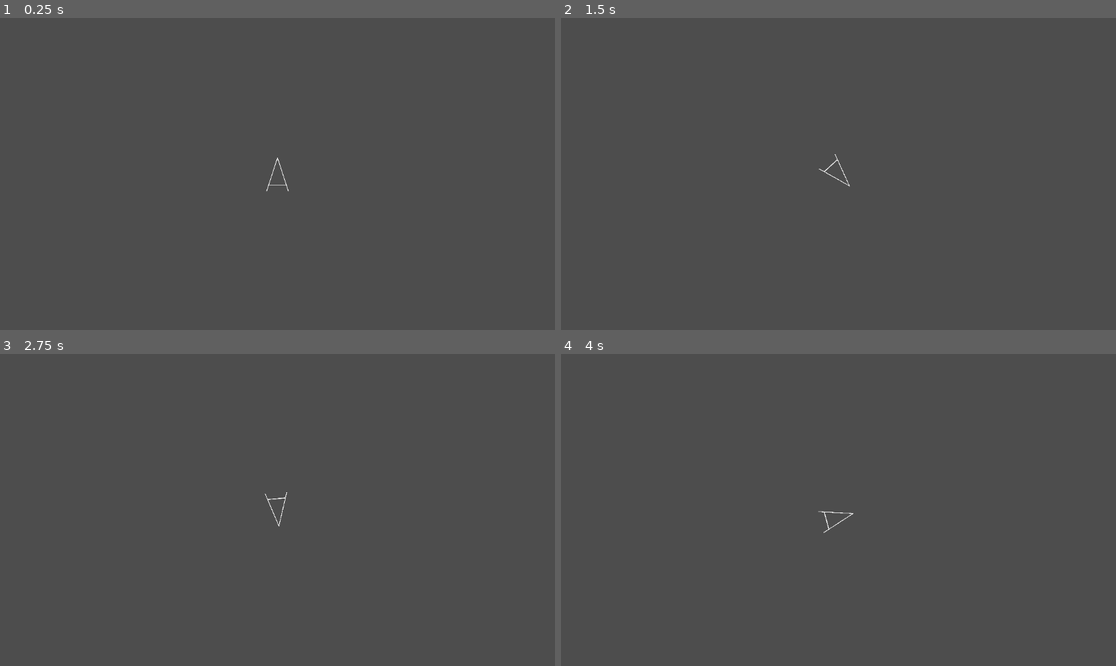
Above: before the commit, frames 1-4 (two rows, left to right).
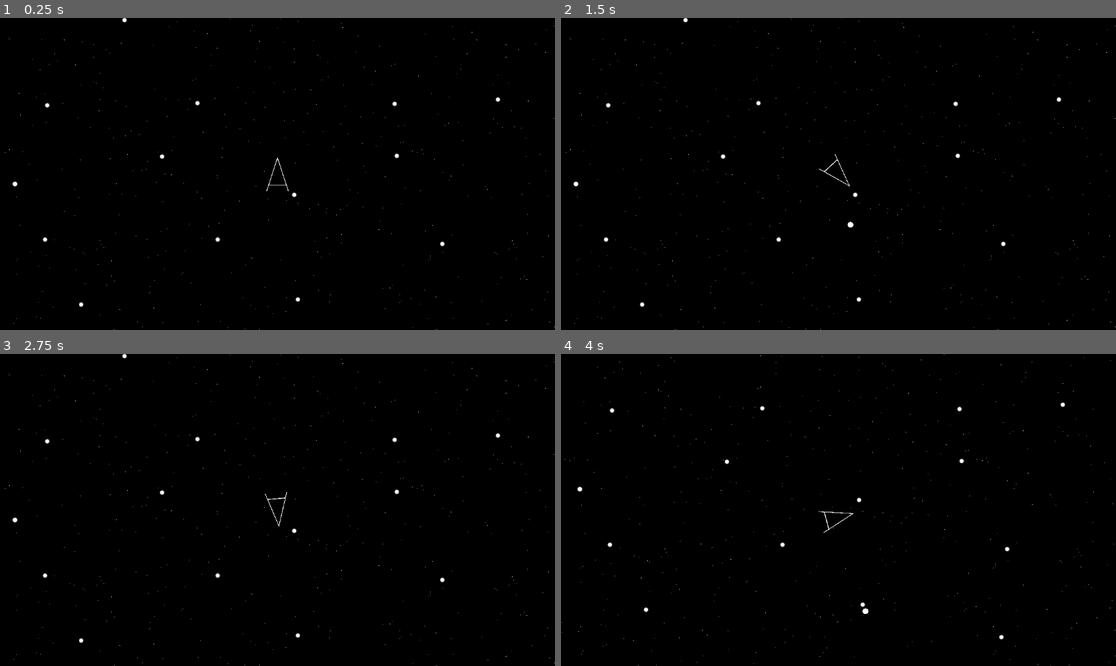
Above: after the commit, the same moments.

Repository: dutudev/ShibaGame
Game: Godot game, scene res://Scenes/main.tscn
Two runs of this game, one before a commit and one after it. Both use one fixed random seed, a clock stepped at 60 frames per second and the inputs below. Before the commit the project has no main scene; this scene is started directly in both runs.
Inputs (mouse positions are in pixels of both pictures, inside the frame that each line leads up to):
- Up to frame 1 (0.25 s): no input
- Up to frame 2 (1.5 s): tap Enter at 0.5 s; move the mouse to (960, 158) at 0.52 s; hold D (rotate_right) 0.53-1.28 s; click (960, 158) at 0.6 s; move the mouse to (727, 189) at 1.27 s; hold A (rotate_left) from 1.28 s (still down); click (727, 189) at 1.35 s
- Up to frame 3 (2.75 s): move the mouse to (333, 441) at 2.02 s; release A (rotate_left) at 2.03 s; hold D (rotate_right) from 2.03 s (still down); click (333, 441) at 2.1 s
- Up to frame 4 (4 s): move the mouse to (810, 572) at 2.77 s; release D (rotate_right) at 2.78 s; hold W (go_forward) 2.78-3.53 s; click (810, 572) at 2.85 s; move the mouse to (1005, 556) at 3.52 s; hold A (rotate_left) from 3.53 s (still down); click (1005, 556) at 3.6 s

The runs differ from the first frame. In frame 1, 100% of the frame differs, in the area x 0-100%, y 0-100%; in frame 2, 100%; in frame 3, 100%; in frame 4, 100%.

Commit message:
added bullets to player

Diff:
--- a/Scenes/main.tscn
+++ b/Scenes/main.tscn
@@ -1,6 +1,8 @@
-[gd_scene load_steps=2 format=3 uid="uid://cdm7352ad04ti"]
+[gd_scene load_steps=4 format=3 uid="uid://cdm7352ad04ti"]
 
 [ext_resource type="PackedScene" uid="uid://b350sy0tn84v1" path="res://Scenes/player.tscn" id="1_jjgbg"]
+[ext_resource type="Texture2D" uid="uid://debkmkexfa68i" path="res://Sprites/starsBack.png" id="2_bo1nx"]
+[ext_resource type="Texture2D" uid="uid://cpkbxxujrs8po" path="res://Sprites/starsFront.png" id="3_8gbba"]
 
 [node name="Main" type="Node2D"]
 
@@ -11,3 +13,18 @@
 scale = Vector2(3, 3)
 process_callback = 0
 position_smoothing_enabled = true
+
+[node name="ParallaxBackground" type="ParallaxBackground" parent="."]
+
+[node name="ParallaxLayer" type="ParallaxLayer" parent="ParallaxBackground"]
+motion_mirroring = Vector2(3000, 3000)
+
+[node name="Sprite2D" type="Sprite2D" parent="ParallaxBackground/ParallaxLayer"]
+texture = ExtResource("2_bo1nx")
+
+[node name="ParallaxLayer2" type="ParallaxLayer" parent="ParallaxBackground"]
+motion_scale = Vector2(1.1, 1.1)
+motion_mirroring = Vector2(3000, 3000)
+
+[node name="Sprite2D" type="Sprite2D" parent="ParallaxBackground/ParallaxLayer2"]
+texture = ExtResource("3_8gbba")
--- a/Scenes/player.tscn
+++ b/Scenes/player.tscn
@@ -1,6 +1,6 @@
 [gd_scene load_steps=5 format=3 uid="uid://b350sy0tn84v1"]
 
-[ext_resource type="Script" uid="uid://jcg7pcnuvthx" path="res://Scenes/player.gd" id="1_cvnsp"]
+[ext_resource type="Script" uid="uid://jcg7pcnuvthx" path="res://Scripts/player.gd" id="1_cvnsp"]
 [ext_resource type="Texture2D" uid="uid://b4so51hoellxv" path="res://Sprites/ship.png" id="1_v0iea"]
 
 [sub_resource type="SpriteFrames" id="SpriteFrames_cvnsp"]
--- /dev/null
+++ b/Scenes/player_bullet.tscn
@@ -0,0 +1,25 @@
+[gd_scene load_steps=4 format=3 uid="uid://dcfx6hvpgq5sb"]
+
+[ext_resource type="Script" uid="uid://bg6qmsbuvg8kd" path="res://Scripts/player_bullet.gd" id="1_3m2mg"]
+[ext_resource type="Texture2D" uid="uid://ctqcs2qgq4sba" path="res://Sprites/circle.png" id="1_bg8x2"]
+
+[sub_resource type="CircleShape2D" id="CircleShape2D_3m2mg"]
+radius = 53.0094
+
+[node name="playerBullet" type="Area2D"]
+scale = Vector2(0.1, 0.1)
+input_pickable = false
+script = ExtResource("1_3m2mg")
+
+[node name="Sprite2D" type="Sprite2D" parent="."]
+texture = ExtResource("1_bg8x2")
+
+[node name="CollisionShape2D" type="CollisionShape2D" parent="."]
+shape = SubResource("CircleShape2D_3m2mg")
+
+[node name="Timer" type="Timer" parent="."]
+wait_time = 5.0
+one_shot = true
+autostart = true
+
+[connection signal="timeout" from="Timer" to="." method="_on_timer_timeout"]
--- a/Scenes/player.gd
+++ b/Scripts/player.gd
@@ -1,24 +1,34 @@
+class_name Player
 extends CharacterBody2D
 
 const rotateStrength = 250
-const forwardSpeed = 2
-const maxSpeed = 150
 
+var baseBullet = preload("res://Scenes/player_bullet.tscn")
+
+var forwardSpeed = 2
+var maxSpeed = 150
 var rotateDir = 0.0
 var forwardStrength = 0.0
 
+static var instance: Player = null
+
 # Called when the node enters the scene tree for the first time.
 func _ready() -> void:
-	pass # Replace with function body.
+	instance = self
 
 
 # Called every frame. 'delta' is the elapsed time since the previous frame.
 func _process(delta: float) -> void:
+	#handle here special input that does not relate to physics
+	if Input.is_action_just_pressed("shoot"):
+		var bulletInstance = baseBullet.instantiate()
+		get_parent().add_child(bulletInstance)
+		bulletInstance.position = position + -transform.y.normalized() * 50
+		bulletInstance.SetDirection(-transform.y.normalized())
 	pass
-	#print(rotateDir)
 
 func _physics_process(delta: float) -> void:
-	#velocity = Vector2.ZERO
+	#Handle here everything physics related
 	rotateDir = Input.get_action_strength("rotate_right") - Input.get_action_strength("rotate_left")
 	forwardStrength = Input.get_action_strength("go_forward")
 
--- /dev/null
+++ b/Scripts/player_bullet.gd
@@ -0,0 +1,23 @@
+extends Area2D
+
+var directionVector = Vector2.ZERO
+var speed = 500
+
+
+# Called when the node enters the scene tree for the first time.
+func _ready() -> void:
+	pass # Replace with function body.
+
+
+# Called every frame. 'delta' is the elapsed time since the previous frame.
+func _process(delta: float) -> void:
+	position += directionVector * speed * delta
+	pass
+
+func SetDirection(direction: Vector2) -> void:
+	directionVector = direction
+	pass
+
+
+func _on_timer_timeout() -> void:
+	queue_free()
--- a/project.godot
+++ b/project.godot
@@ -11,6 +11,7 @@
 [application]
 
 config/name="ShibaGame"
+run/main_scene="uid://cdm7352ad04ti"
 config/features=PackedStringArray("4.4", "GL Compatibility")
 config/icon="res://icon.svg"
 
@@ -35,6 +36,11 @@
 "events": [Object(InputEventKey,"resource_local_to_scene":false,"resource_name":"","device":-1,"window_id":0,"alt_press …(192 unchanged characters)…
 ]
 }
+shoot={
+"deadzone": 0.2,
+"events": [Object(InputEventMouseButton,"resource_local_to_scene":false,"resource_name":"","device":-1,"window_id":0,"alt_pressed":false,"shift_pressed":false,"ctrl_pressed":false,"meta_pressed":false,"button_mask":0,"position":Vector2(0, 0),"global_position":Vector2(0, 0),"factor":1.0,"button_index":1,"canceled":false,"pressed":false,"double_click":false,"script":null)
+]
+}
 
 [rendering]
 
Renamed: Scenes/player.gd.uid -> Scripts/player.gd.uid
Not shown, added: Scripts/player_bullet.gd.uid
Binary file added: Sprites/circle.png
Not shown, added: Sprites/circle.png.import
Binary file changed: Sprites/ship.png
Binary file added: Sprites/starsBack.png
Not shown, added: Sprites/starsBack.png.import
Binary file added: Sprites/starsFront.png
Not shown, added: Sprites/starsFront.png.import
